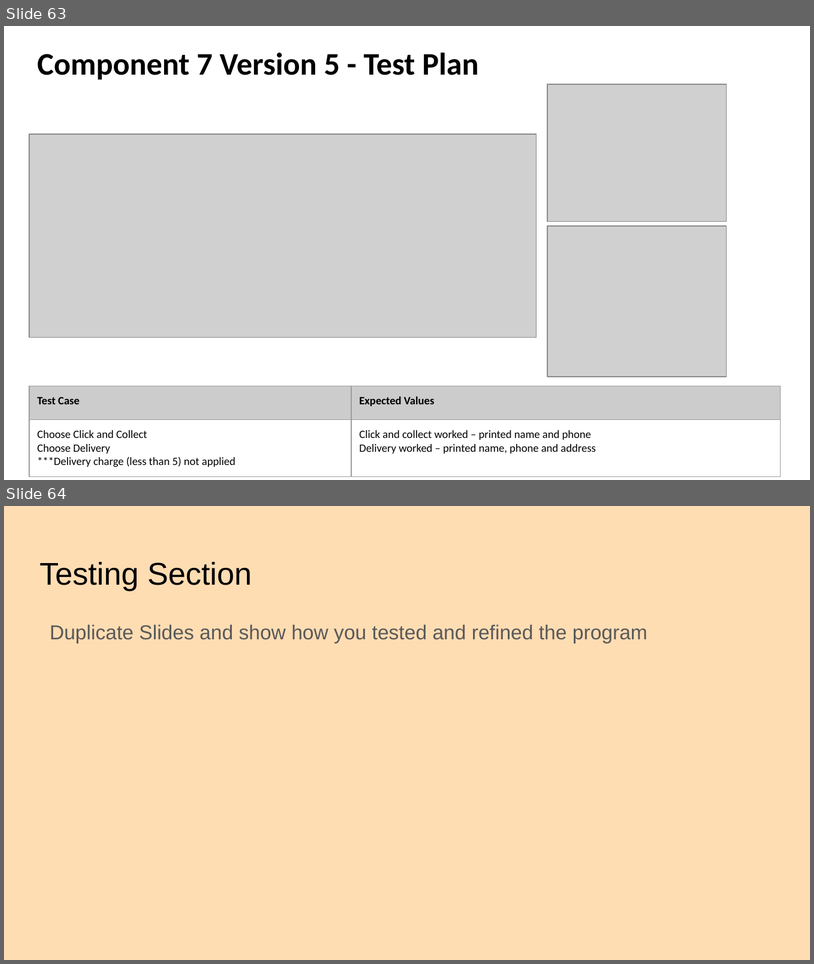
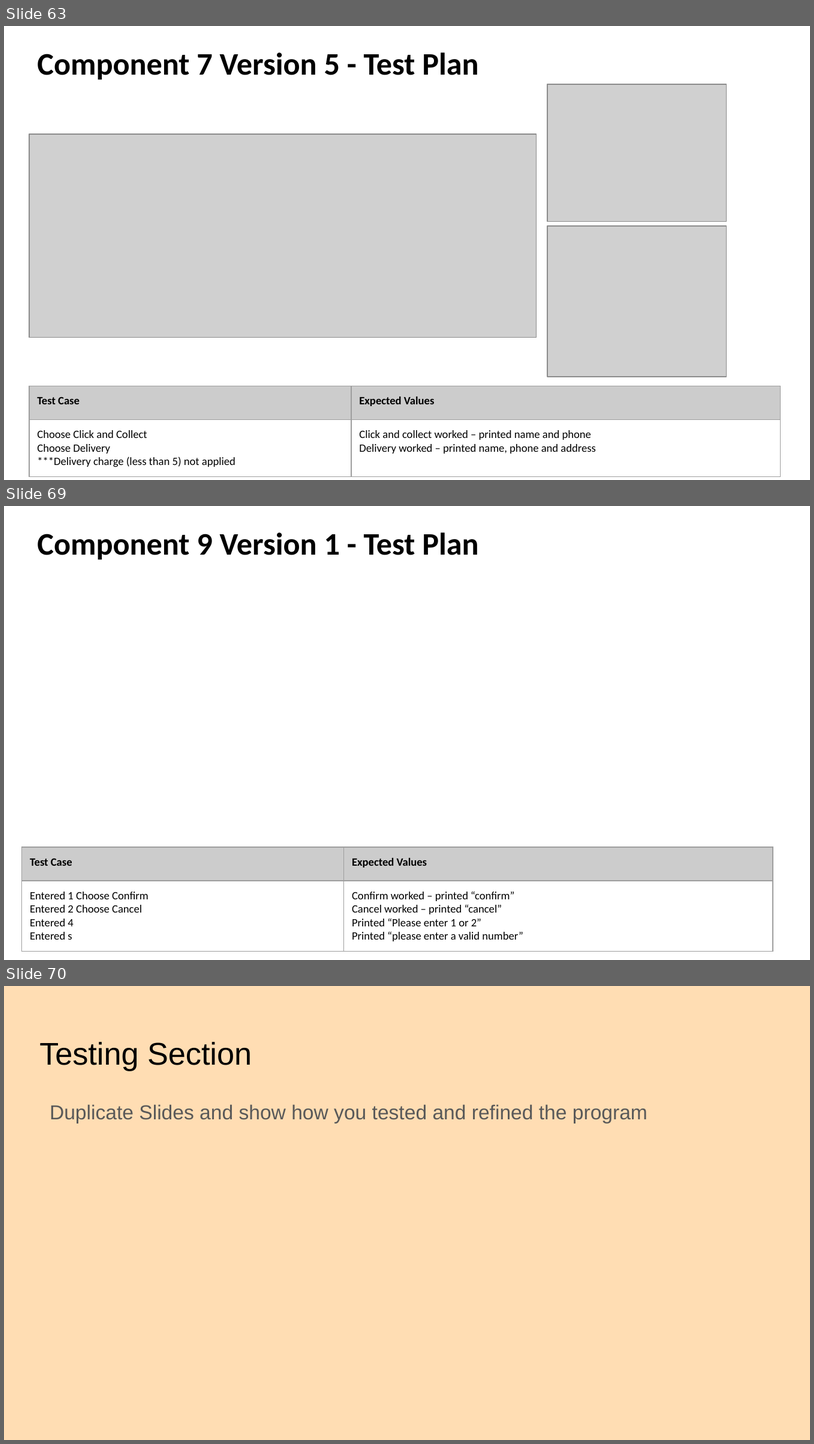
Before and after one commit to danettp/ds_nuts_bot, a slide deck: Danett Pepito - 000_91896 _ 91897 Documentation - 2150400 (Git).pptx. Shown one above the other, each under a label of ours: slides 63 and 64 before the commit, slides 63, 69 and 70 after it; the slides between them are not shown. The pictures are 814x964 and 814x1444 pixels, drawn with LibreOffice and Linux fonts; fonts in the diff are those of the drawing; grey boxes stand for pictures; background and template pictures are left out. Boxes give left, top, right and bottom in pixels: in the first picture for what was removed or moved away, otherwise in the second. Text is boxed around its words. In the diff, an @@ line names an element or a change of style, - is before the commit and + after.

```diff
--- a/Danett Pepito - 000_91896 _ 91897 Documentation - 2150400 (Git).pptx
+++ b/Danett Pepito - 000_91896 _ 91897 Documentation - 2150400 (Git).pptx
@@ slide 69 added at [4,506,810,960], background picture (left out) @@
@@ title added at [37,532,479,560], 28 pt, text #000000, bold @@
+Component 9 Version 1 - Test Plan
@@ table added at [22,847,773,951], 2 rows, 2 columns @@
+Test Case | Expected Values
+Entered 1 Choose Confirm / Entered 2 Choose Cancel / Entered 4 / Entered s | Confirm worked – printed “confirm” / Cancel worked – printed “cancel” / Printed “Please enter 1 or 2” / Printed “please enter a valid number”
@@ what was slide 64 is now slide 70 @@
```
Also in this commit, not shown: 5 other slides added, 2 other files.
